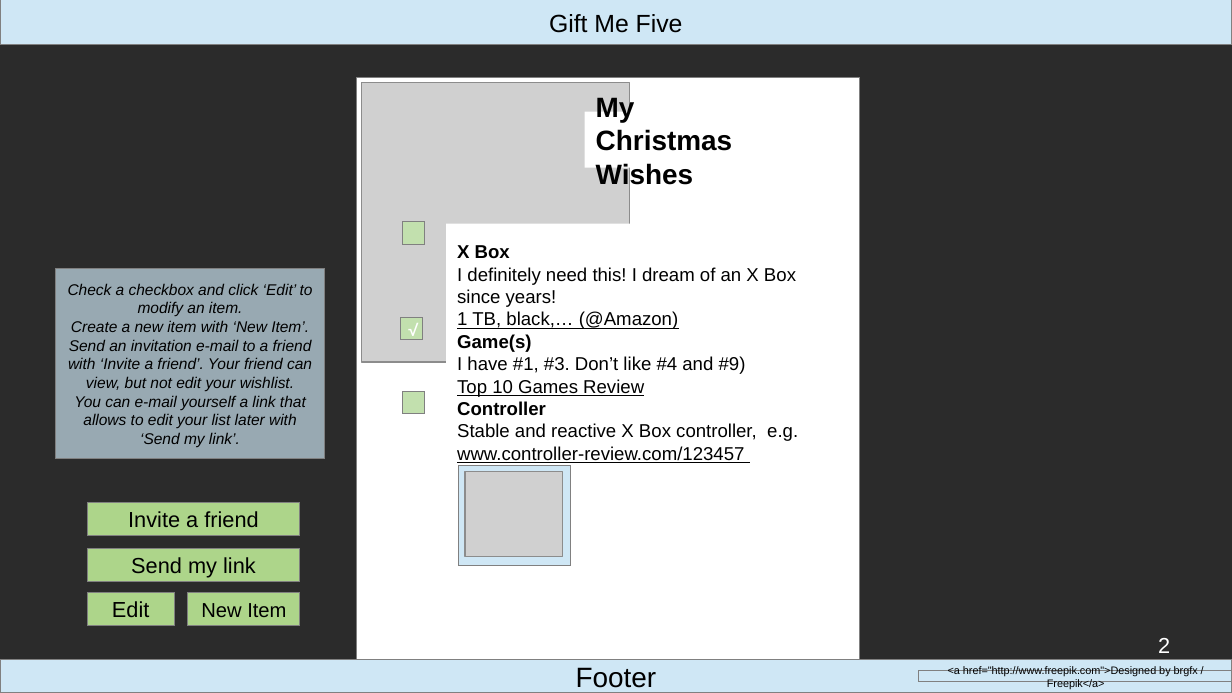
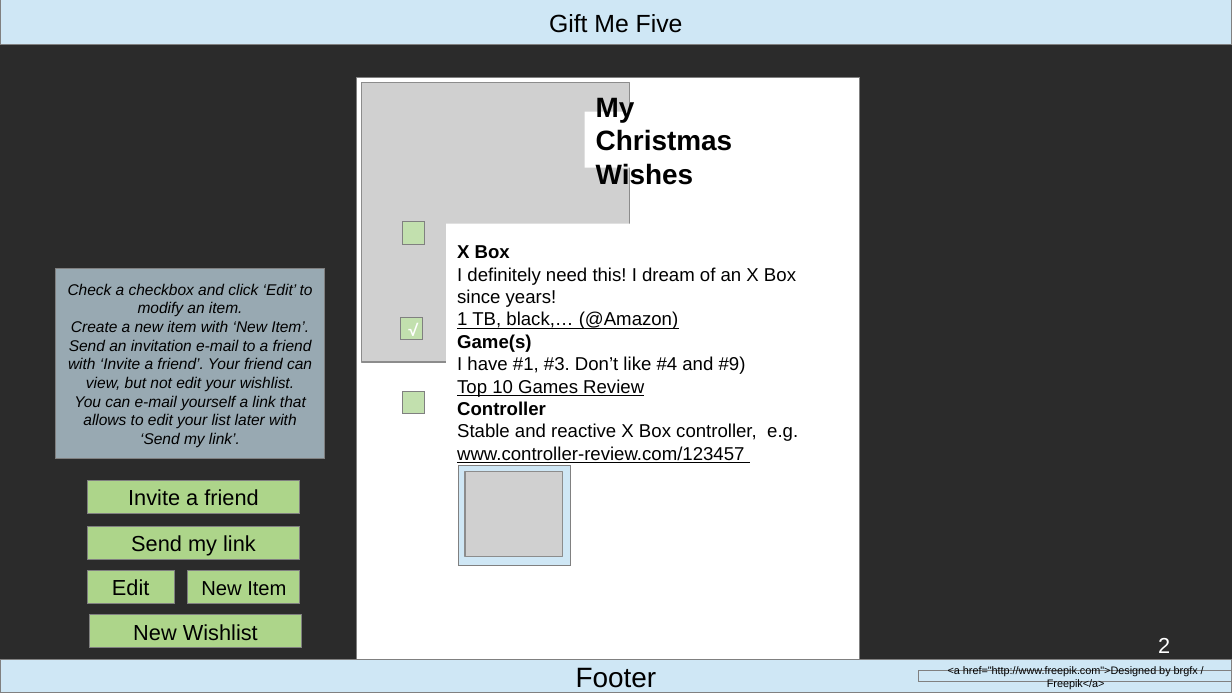
Before and after one commit to WCS-Java-Training-Bonn-2019/gift-me-five, a slide deck: slide 2 of files/mock_up.odp. Drawn at 1232x693 pixels with LibreOffice and Linux fonts; fonts in the diff are those of the drawing; grey boxes stand for pictures; background and template pictures are left out; a plain dark background stands for a picture behind light text. Boxes give left, top, right and bottom in pixels: in the first picture for what was removed or moved away, otherwise in the second. Text is boxed around its words. In the diff, an @@ line names an element or a change of style, - is before the commit and + after.

```diff
--- a/files/mock_up.odp
+++ b/files/mock_up.odp
@@ rectangle "Invite a friend" moved from (x1=87, y1=502, x2=300, y2=536) to (x1=87, y1=480, x2=300, y2=513) @@
@@ rectangle "Send my link" moved from (x1=87, y1=548, x2=300, y2=581) to (x1=87, y1=527, x2=300, y2=560) @@
@@ rectangle "Edit" moved from (x1=87, y1=593, x2=174, y2=626) to (x1=87, y1=570, x2=174, y2=604) @@
@@ rectangle "New Item" moved from (x1=188, y1=593, x2=300, y2=626) to (x1=188, y1=570, x2=300, y2=604) @@
@@ rectangle added at (x1=89, y1=615, x2=302, y2=648), fill #ADD58A, outline #808080 0 pt, 14 pt, text #000000 @@
+New Wishlist
```
Also in this commit, not shown: 2 other slides changed, 3 slides added, 1 slide removed, 5 other files.
